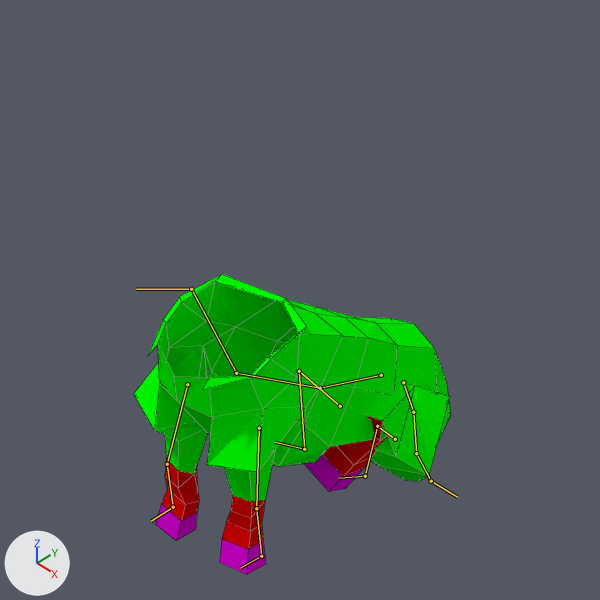
Two versions of the Blender file data/.wolf3d/N3Ddata.cdogscpn/graphics/chars/bodies/sheep/src.blend, one commit apart.
Before and after are seen from the file's camera 'Camera'. Lighting does not change. The marker at lower left points along +X, +Y and +Z. Both versions are drawn at frame 0 of the action 'idle'; the numbers are the values there. The bones that bend it are drawn over the model as lines. Mesh edges are drawn as thin lines.

In view in the first picture: 'Sheep'.
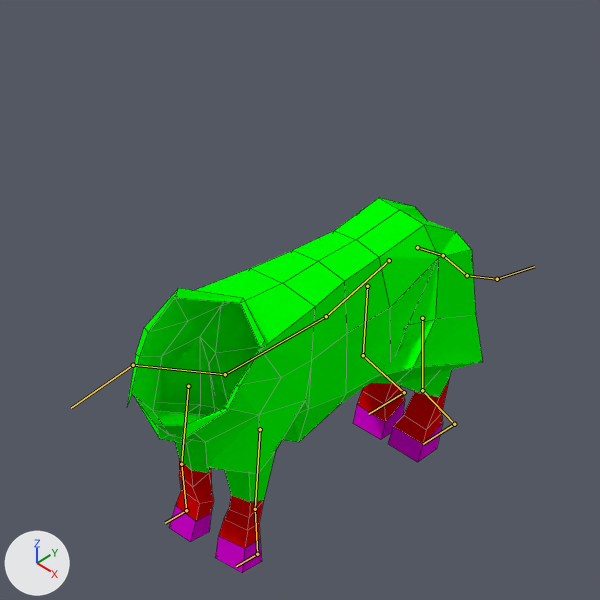
Location of each change, [x1, y1, x2, y2] in pixels of the pictures (600 x 600 px):
'Sheep', posed (12% wider, 25% taller): before [134, 274, 451, 575]; after [127, 198, 483, 573]
bone 'Bone', root to tip: before (381, 375) to (320, 388); after (389, 260) to (326, 316)

The edits, one by one:
Bone 'Bone' (bone_bone) moves from (1.32, 0.46, 0.0) to (0.0, 0.0, 0.0).
Bone 'Bone' (bone_bone) turns from (0, 0, 33) to (0, 0, 0) degrees about its own x, y and z.
Bone 'IKFrontRight' (bone_ikfrontright) moves from (0.08, 0.11, 0.06) to (0.0, 0.0, 0.0).
Bone 'IKFrontLeft' (bone_ikfrontleft) moves from (-0.07, 0.02, 0.03) to (0.0, 0.0, 0.0).
Bone 'IKBackRight' (bone_ikbackright) moves from (0.0, 1.42, 0.04) to (0.0, 0.0, 0.0).
Bone 'IKBackLeft' (bone_ikbackleft) moves from (0.0, 1.28, 0.02) to (0.0, 0.0, 0.0).
